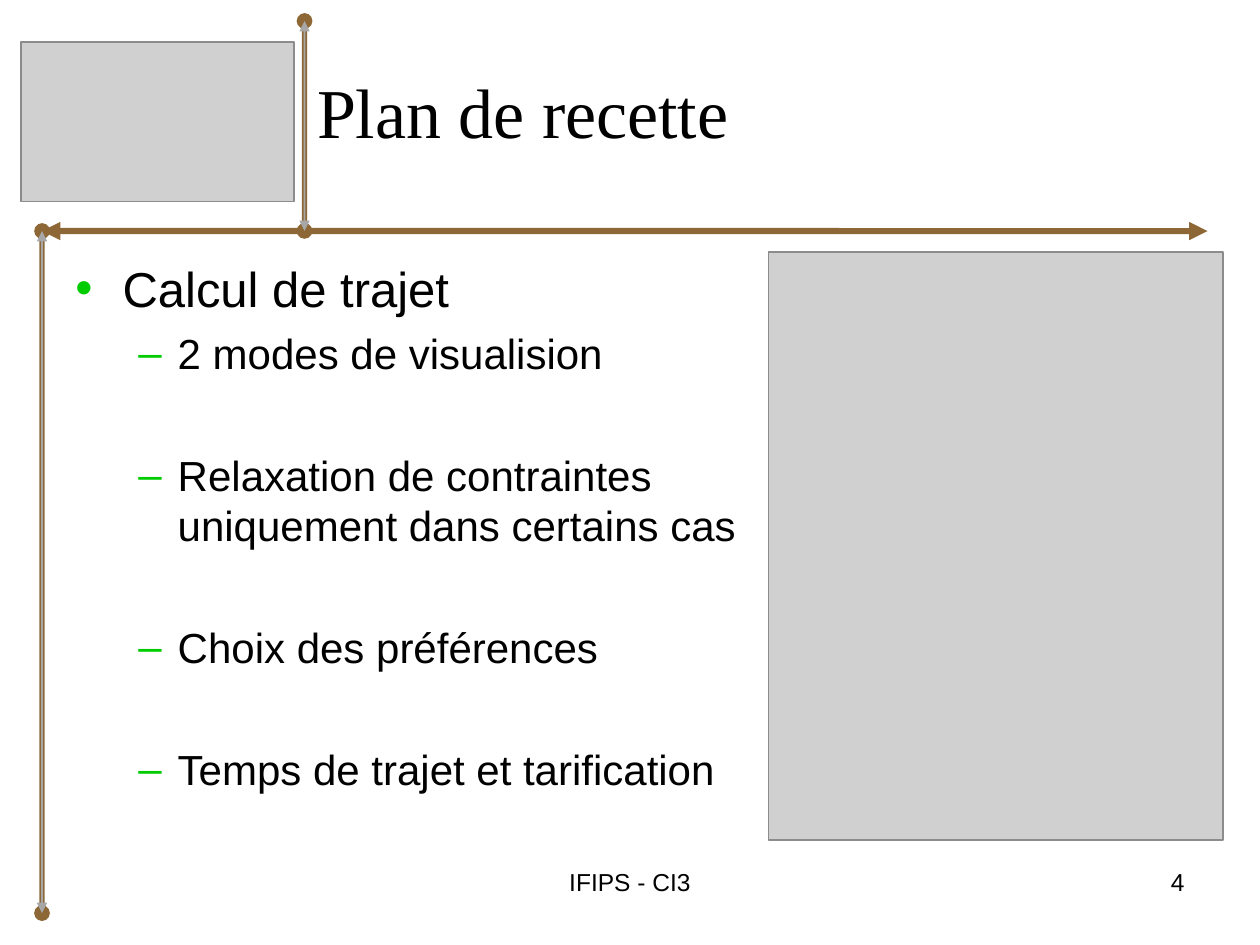
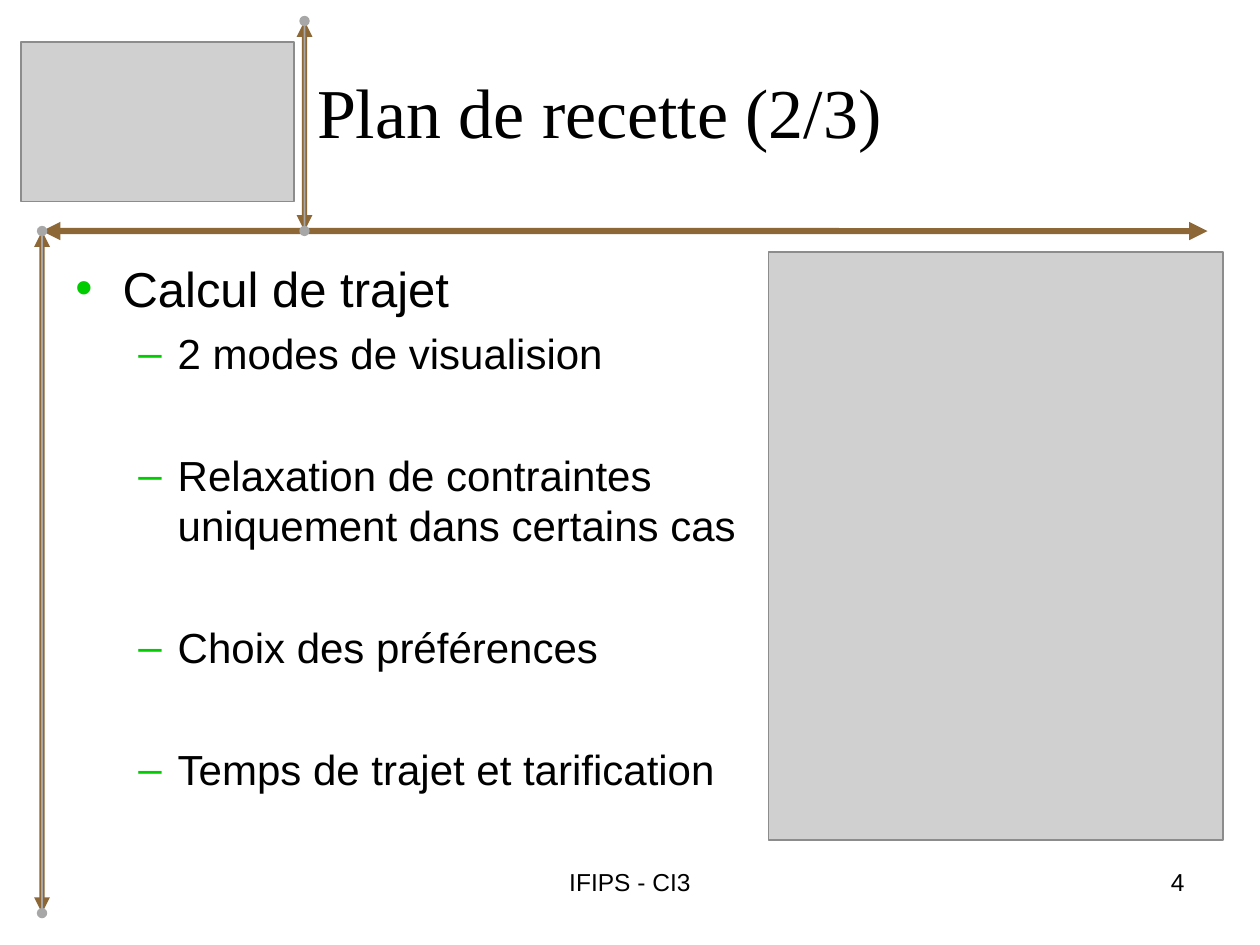
Before and after one commit to bryan-brancotte/projetgl-2008, a slide deck: slide 4 of doc/Soutenance/iGo_Soutenance_Tony.ppt. Drawn at 1260x945 pixels with LibreOffice and Linux fonts; fonts in the diff are those of the drawing; grey boxes stand for pictures. Boxes give left, top, right and bottom in pixels: in the first picture for what was removed or moved away, otherwise in the second. Text is boxed around its words. In the diff, an @@ line names an element or a change of style, - is before the commit and + after.

```diff
--- a/doc/Soutenance/iGo_Soutenance_Tony.ppt
+++ b/doc/Soutenance/iGo_Soutenance_Tony.ppt
@@ double arrow (305, 231) - (305, 21): arrowheads changed @@
@@ double arrow (305, 231) - (305, 21): arrowheads changed @@
@@ title at <box>317,89,882,151</box>: text changed @@
-Plan de recette
+Plan de recette (2/3)
@@ double arrow (42, 914) - (42, 231): arrowheads changed @@
@@ double arrow (42, 914) - (42, 231): arrowheads changed @@
```
Also in this commit, not shown: 2 other slides changed.
